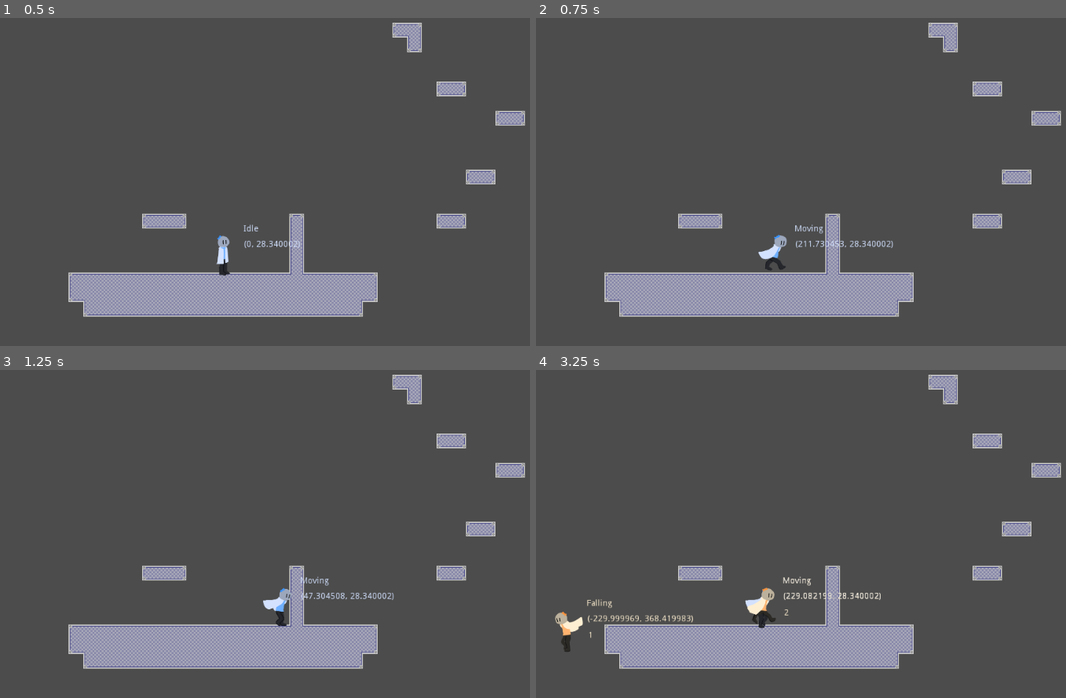
Above: before the commit, frames 1-4 (two rows, left to right).
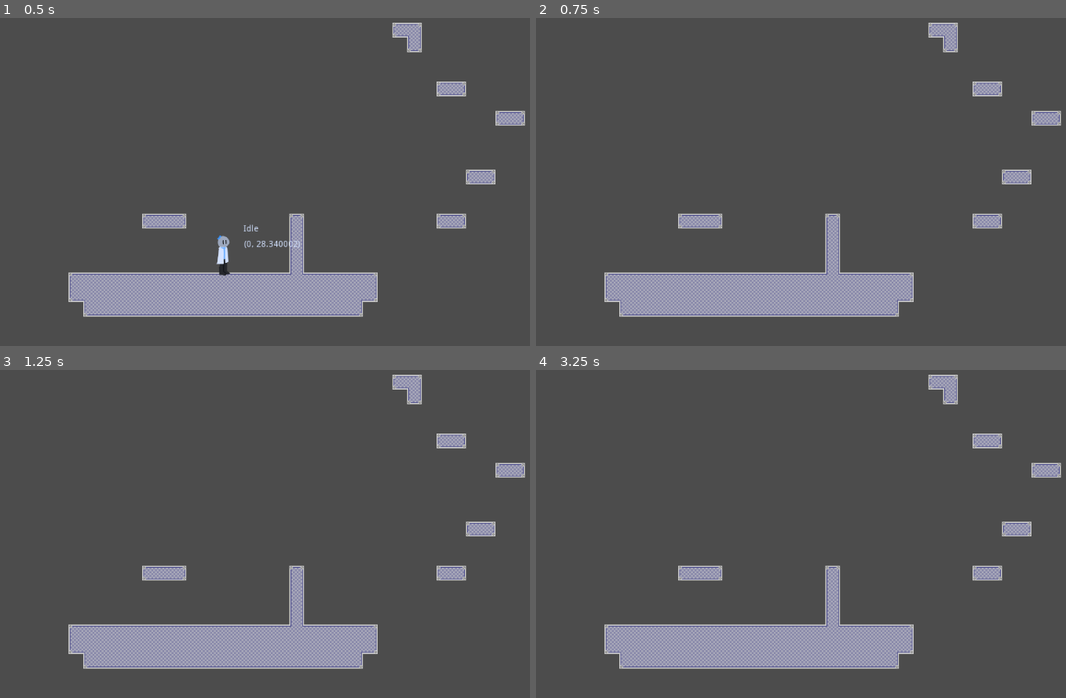
Above: after the commit, the same moments.

Repository: Airtoum/Twin-Manifold
Game: Godot game, scene res://Levels/Level A.tscn
The game is run twice, just before and just after one commit, with the same random seed, the same clock (stepped at 60 frames per second) and the same inputs.
Inputs:
- Up to frame 1 (0.5 s): no input
- Up to frame 2 (0.75 s): tap Enter (ui_accept) at 0.5, 0.6 s; hold D (Right) from 0.53 s (still down)
- Up to frame 3 (1.25 s): keep holding D (Right); tap Enter (ui_accept) at 0.77, 1.07 s
- Up to frame 4 (3.25 s): tap Shift (Clone) at 1.35, 2.85 s; tap Enter (ui_accept) at 1.52, 1.55, 1.82, 2.1, 3.02, 3.05 s; release D (Right) at 2.03 s; hold A (Left) 2.03-2.78 s; hold D (Right) from 2.78 s (still down)

Frame 1 is identical in both runs. In frame 2, 0.5% of the frame differs, in the area x 41-68%, y 62-78%; in frame 3, 0.5%; in frame 4, 1.2%, in the area x 3-66%, y 62-86%.

Commit message:
Player can die (sorta)

Diff:
--- /dev/null
+++ b/Twin Manifold/Entities/Scientist/Dead.gd
@@ -0,0 +1,26 @@
+extends SMState
+
+
+var agent : Scientist
+var dead_timer = 0.0
+var unload_time = 2.0
+
+
+func state_init():
+	agent = state_machine.agent
+
+func state_start(from_state):
+	#agent.velocity = Vector2.ZERO
+	agent.play_animation("Idle")
+	agent.set_collider("Normal")
+	dead_timer = 0.0
+
+
+func state_physics_process(delta):
+	if dead_timer > unload_time:
+		agent.queue_free()
+	agent.modulate.a = 1.0 - (dead_timer / 0.1)
+	dead_timer += delta
+
+func state_end(to_state):
+	pass
--- a/Twin Manifold/Entities/Scientist/Scientist.gd
+++ b/Twin Manifold/Entities/Scientist/Scientist.gd
@@ -72,6 +72,8 @@
 	check_and_spawn_clone()
 	self.input_flags &= cons.INPUT_HOLD # turn off clone/jump input
 	age += delta
+	if Input.is_action_just_pressed("ui_accept"):
+		die()
 
 
 func set_facing_left():
@@ -143,3 +145,6 @@
 	if shape_name == "Duck":
 		collider.disabled = true
 		collider_duck.disabled = false
+
+func die():
+	self.state_machine.set_state("Dead")
--- a/Twin Manifold/Entities/Scientist/ScientistStateMachine.tscn
+++ b/Twin Manifold/Entities/Scientist/ScientistStateMachine.tscn
@@ -6,6 +6,7 @@
 [ext_resource path="res://Entities/Scientist/ScientistStateMachine.gd" type="Script" id=4]
 [ext_resource path="res://Entities/Scientist/Idle.gd" type="Script" id=5]
 [ext_resource path="res://Entities/Scientist/Moving.gd" type="Script" id=6]
+[ext_resource path="res://Entities/Scientist/Dead.gd" type="Script" id=7]
 
 [node name="ScientistStateMachine" type="Node"]
 script = ExtResource( 4 )
@@ -25,3 +26,6 @@
 
 [node name="Ducking" type="Node" parent="."]
 script = ExtResource( 2 )
+
+[node name="Dead" type="Node" parent="."]
+script = ExtResource( 7 )
Not shown: 1 places in Twin Manifold/Entities/Scientist/ScientistStateMachine.tscn that only renumber resources
